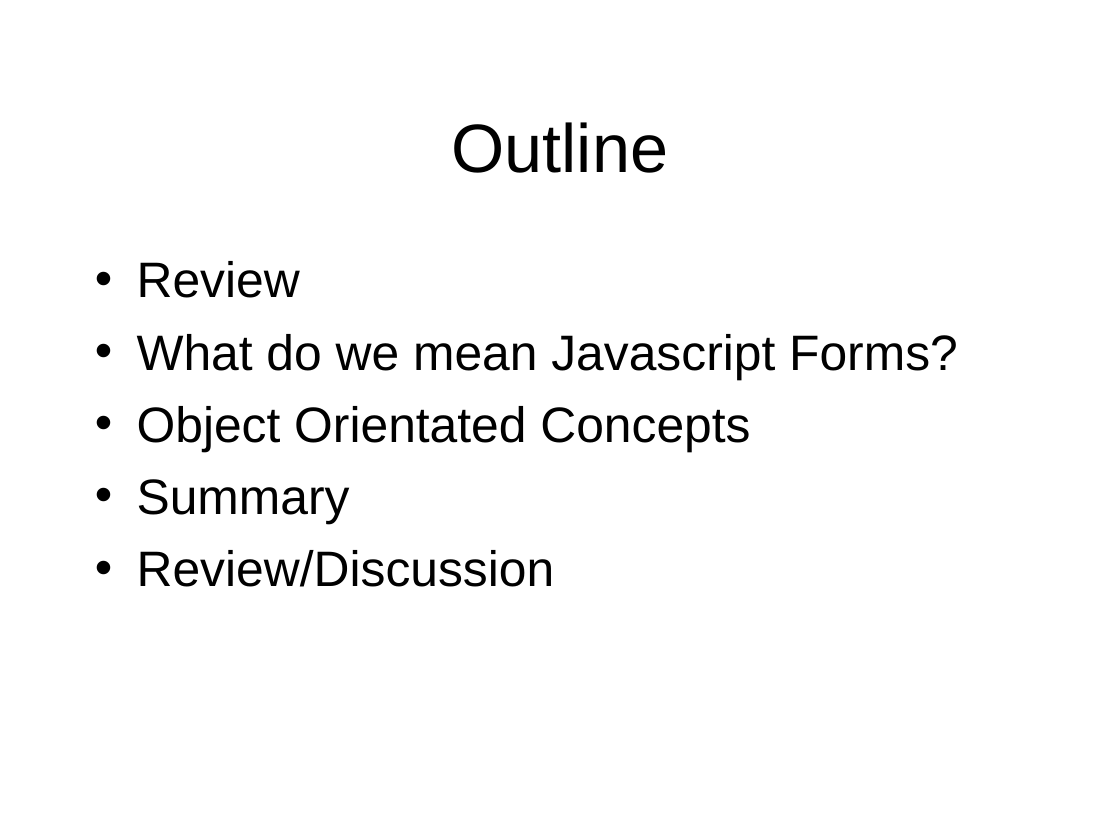
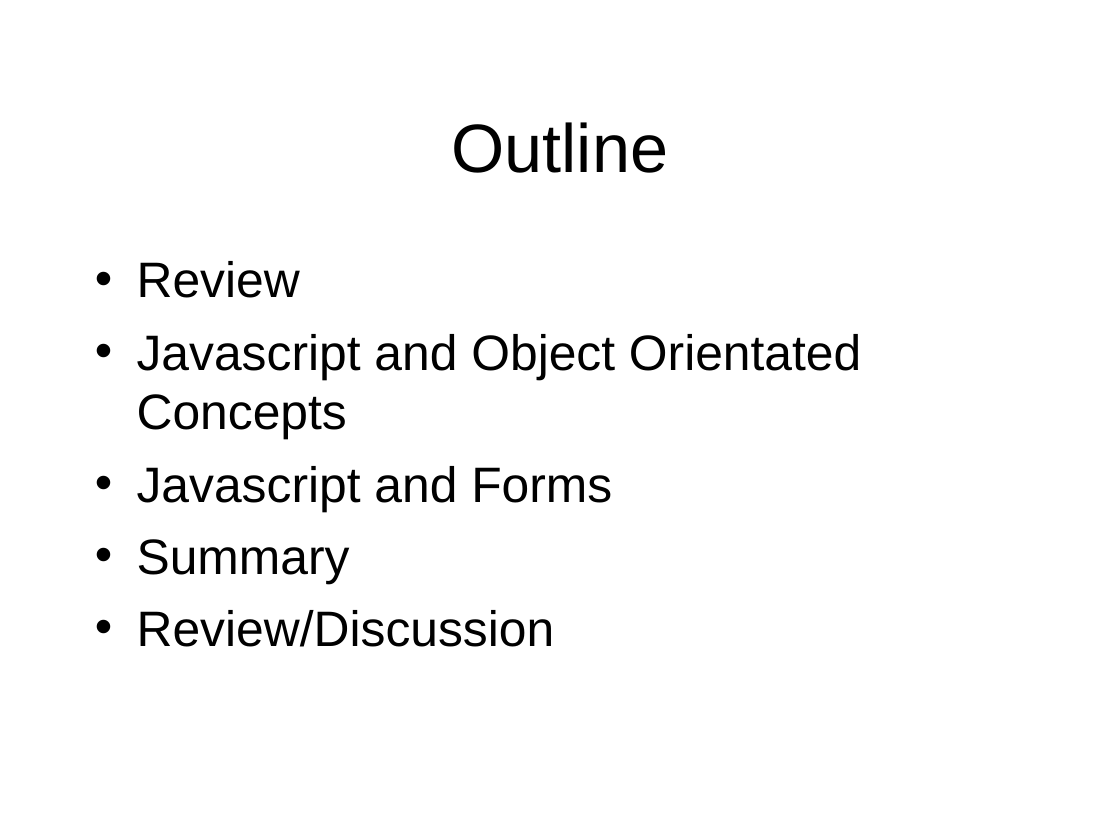
Before and after one commit to octaviordz/zjnu2017.github.io, a slide deck: slide 2 of WAD/lectures/110--Javascript.Forms.pptx. Drawn at 1120x840 pixels with LibreOffice and Linux fonts; fonts in the diff are those of the drawing. Boxes give left, top, right and bottom in pixels: in the first picture for what was removed or moved away, otherwise in the second. Text is boxed around its words. In the diff, an @@ line names an element or a change of style, - is before the commit and + after.

Commit message:
Latest slides.

```diff
--- a/WAD/lectures/110--Javascript.Forms.pptx
+++ b/WAD/lectures/110--Javascript.Forms.pptx
@@ text at <box>137,334,861,512</box>: text changed @@
-• What do we mean Javascript Forms?
-• Object Orientated Concepts
+• Javascript and Object Orientated Concepts
+• Javascript and Forms
```
Also in this commit, not shown: 4 slides added.
